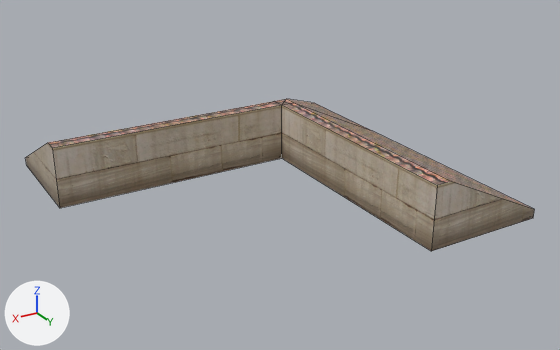
What one commit did to the COLLADA model art/Packs/Buildings/SP_Sparta/svspartaroof5.dae.
Both versions are drawn from a 50 mm camera at (5.0, 8.28, 3.9) aimed at (0.58, 0.92, 0.22). Lighting does not change. The marker at lower left points along +X, +Y and +Z. Mesh edges are drawn as thin lines.

In view in the first picture: 'cube12_sep29-0'.
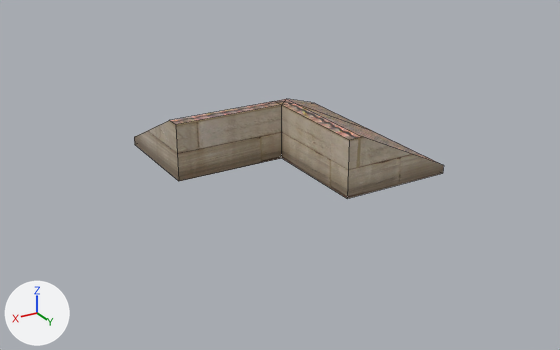
The newer file is also rescaled (x1.333) as a whole; pictures and numbers use the older file's frame.

What differs and where, as boxes [x1, y1, x2, y2] in the pictures (560 x 350 px; the box of a moved part takes in the faces that stretch with it):
'cube12_sep29-0', reshaped (39% narrower, 34% shorter)
    before: [26, 99, 535, 251]
    after: [134, 99, 444, 199]
part 1 of me_cube12_sep29_0, moved or reshaped
    before: [26, 101, 535, 251]
    after: [134, 101, 444, 199]

The change, as a list of edits to the scene's bpy script:
```text
Change me_cube12_sep29_0:
    used by ob_cube12_sep29_0; location = (0.0, 0.0, 0.0)
    remove me_cube12_sep29_0.from_pydata(...)  # 21 vertices, 20 faces; spans x -1.5..3.0, y -1.5..3.0, z 0.0..0.75
    add me_cube12_sep29_0.from_pydata(...)  # 21 vertices, 20 faces; spans x -1.5..1.5, y -1.5..1.5, z 0.0..0.75
    me_cube12_sep29_0 part 1
    10 vertices are removed from x -1.5..3.0, y -1.5..3.0, z 0.0..0.75
    12 faces are deleted
    5 new vertices lie (1.5, 0.0, 0.0) away from vertices in x 0.0, y -1.5..0.0, z 0.0..0.75
    5 new vertices lie (0.0, 1.5, 0.0) away from vertices in x -1.5..0.0, y 0.0, z 0.0..0.75
    6 new faces join them, mat_roof (picture img_svspartanroof1_jpg)
    4 new faces join them, mat_wall4 (picture img_svspartawall4_jpg)
    2 new faces join them, mat_wood2 (picture img_svspartawood3_jpg)
```
